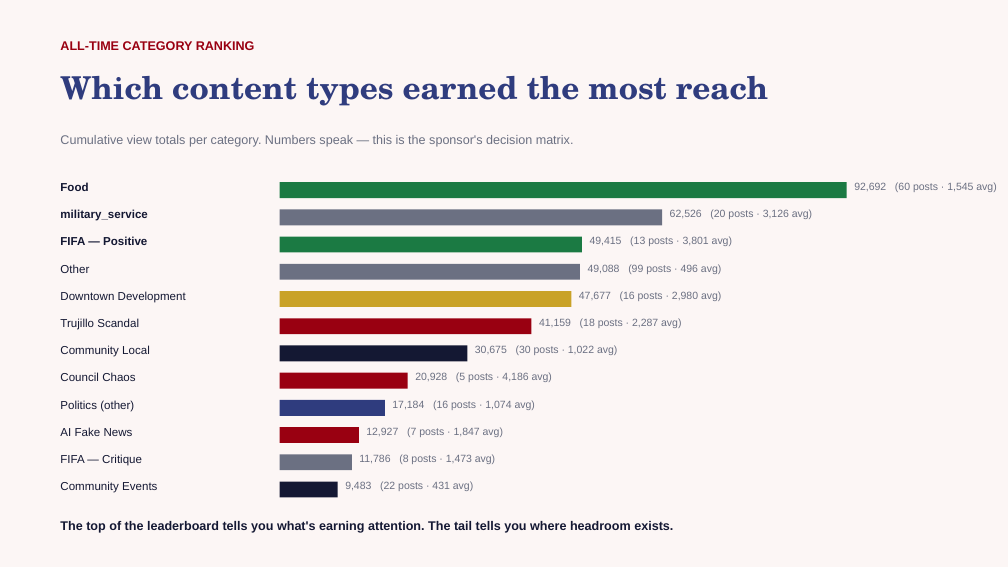
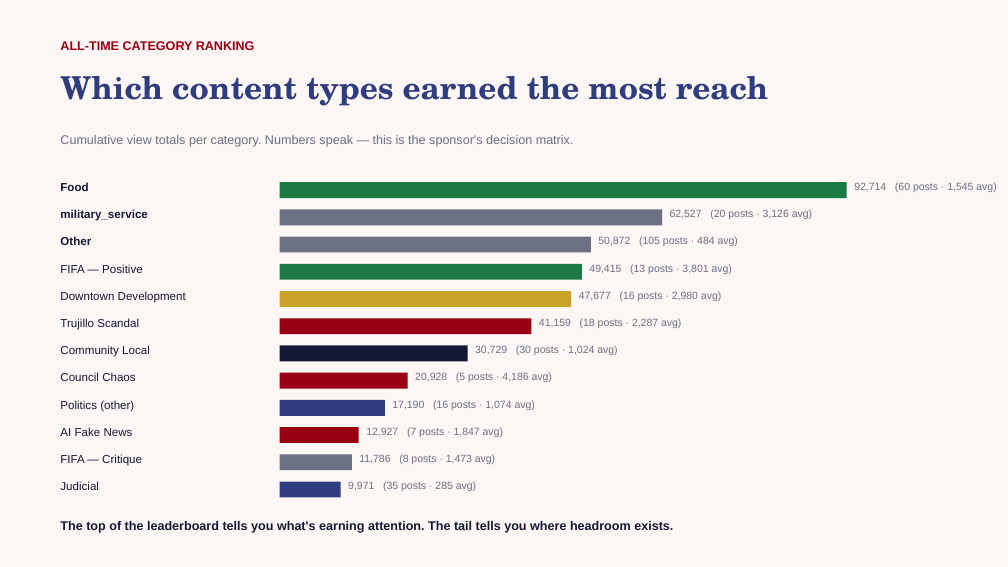
Before and after one commit to zvmmer/talking-downey-kpis, a slide deck: slide 4 of OVERALL_REPORT.pptx. Drawn at 1008x567 pixels with LibreOffice and Linux fonts; fonts in the diff are those of the drawing. Boxes give left, top, right and bottom in pixels: in the first picture for what was removed or moved away, otherwise in the second. Text is boxed around its words. In the diff, an @@ line names an element or a change of style, - is before the commit and + after.

```diff
--- a/OVERALL_REPORT.pptx
+++ b/OVERALL_REPORT.pptx
@@ text at [670, 209, 812, 219]: text changed @@
-62,526 (20 posts · 3,126 avg)
+62,527 (20 posts · 3,126 avg)
@@ text at [854, 182, 996, 192]: text changed @@
-92,692 (60 posts · 1,545 avg)
+92,714 (60 posts · 1,545 avg)
@@ text "Other": place and size @@
-text "Other" at [60, 264, 89, 273]
+text "Other" at [60, 236, 91, 245]
@@ text "Other" at [60, 236, 91, 245]: bold on @@
@@ rectangle: place and size @@
-rectangle at [280, 237, 582, 253]
+rectangle at [280, 237, 591, 253]
@@ rectangle at [280, 237, 591, 253]: fill #1B7A43 to #6B7082 @@
@@ text at [598, 236, 738, 246]: text changed @@
-49,415 (13 posts · 3,801 avg)
+50,872 (105 posts · 484 avg)
@@ text "FIFA — Positive": place and size @@
-text "FIFA — Positive" at [60, 236, 147, 245]
+text "FIFA — Positive" at [60, 264, 142, 273]
@@ text "FIFA — Positive" at [60, 264, 142, 273]: bold off @@
@@ rectangle at [280, 264, 582, 280]: fill #6B7082 to #1B7A43 @@
@@ text at [589, 264, 732, 274]: text changed @@
-49,088 (99 posts · 496 avg)
+49,415 (13 posts · 3,801 avg)
@@ text at [475, 345, 617, 355]: text changed @@
-30,675 (30 posts · 1,022 avg)
+30,729 (30 posts · 1,024 avg)
@@ text at [392, 400, 535, 410]: text changed @@
-17,184 (16 posts · 1,074 avg)
+17,190 (16 posts · 1,074 avg)
@@ text at [60, 481, 99, 490]: text changed @@
-Community Events
+Judicial
@@ rectangle at [280, 482, 341, 498]: fill #141833 to #2F3C7E @@
@@ text at [348, 481, 476, 491]: text changed @@
-9,483 (22 posts · 431 avg)
+9,971 (35 posts · 285 avg)
```
Also in this commit, not shown: 3 other slides changed, 5 other files.
